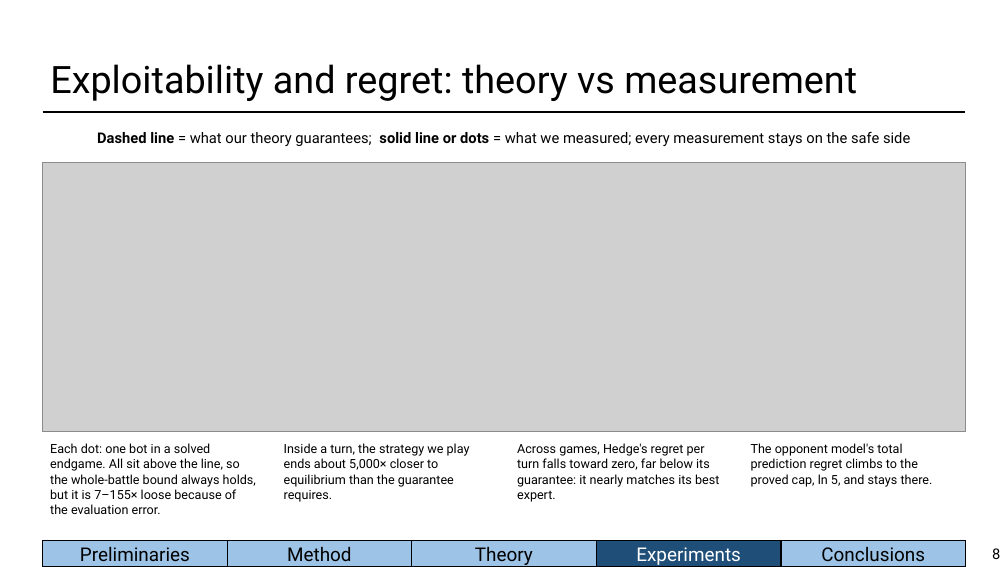
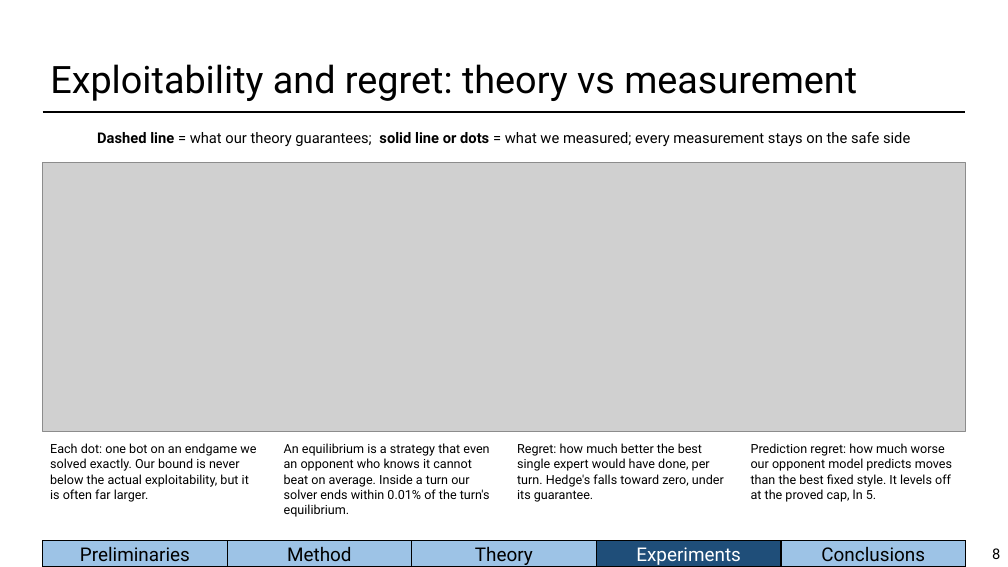
Before and after one commit to BioFanat/pokemon-equilibrium-engine, a slide deck: slide 8 of report/slides/deck.pptx. Drawn at 1008x567 pixels with LibreOffice and Linux fonts; fonts in the diff are those of the drawing; grey boxes stand for pictures. Boxes give left, top, right and bottom in pixels: in the first picture for what was removed or moved away, otherwise in the second. Text is boxed around its words. In the diff, an @@ line names an element or a change of style, - is before the commit and + after.

Commit message:
Results slide: exploitability-bound panel relabelled, plain definitions of equilibrium and regret, all figure text black

```diff
--- a/report/slides/deck.pptx
+++ b/report/slides/deck.pptx
@@ text at box(50, 443, 256, 502): text changed @@
-Each dot: one bot in a solved endgame. All sit above the line, so the whole-battle bound always holds, but it is 7–155× loose because of the evaluation error.
+Each dot: one bot on an endgame we solved exactly. Our bound is never below the actual exploitability, but it is often far larger.
@@ text at box(284, 443, 490, 517): text changed @@
-Inside a turn, the strategy we play ends about 5,000× closer to equilibrium than the guarantee requires.
+An equilibrium is a strategy that even an opponent who knows it cannot beat on average. Inside a turn our solver ends within 0.01% of the turn's equilibrium.
@@ text at box(517, 443, 724, 502): text changed @@
-Across games, Hedge's regret per turn falls toward zero, far below its guarantee: it nearly matches its best expert.
+Regret: how much better the best single expert would have done, per turn. Hedge's falls toward zero, under its guarantee.
@@ text at box(751, 443, 952, 502): text changed @@
-The opponent model's total prediction regret climbs to the proved cap, ln 5, and stays there.
+Prediction regret: how much worse our opponent model predicts moves than the best fixed style. It levels off at the proved cap, ln 5.
```
Also in this commit, not shown: 6 other files.
